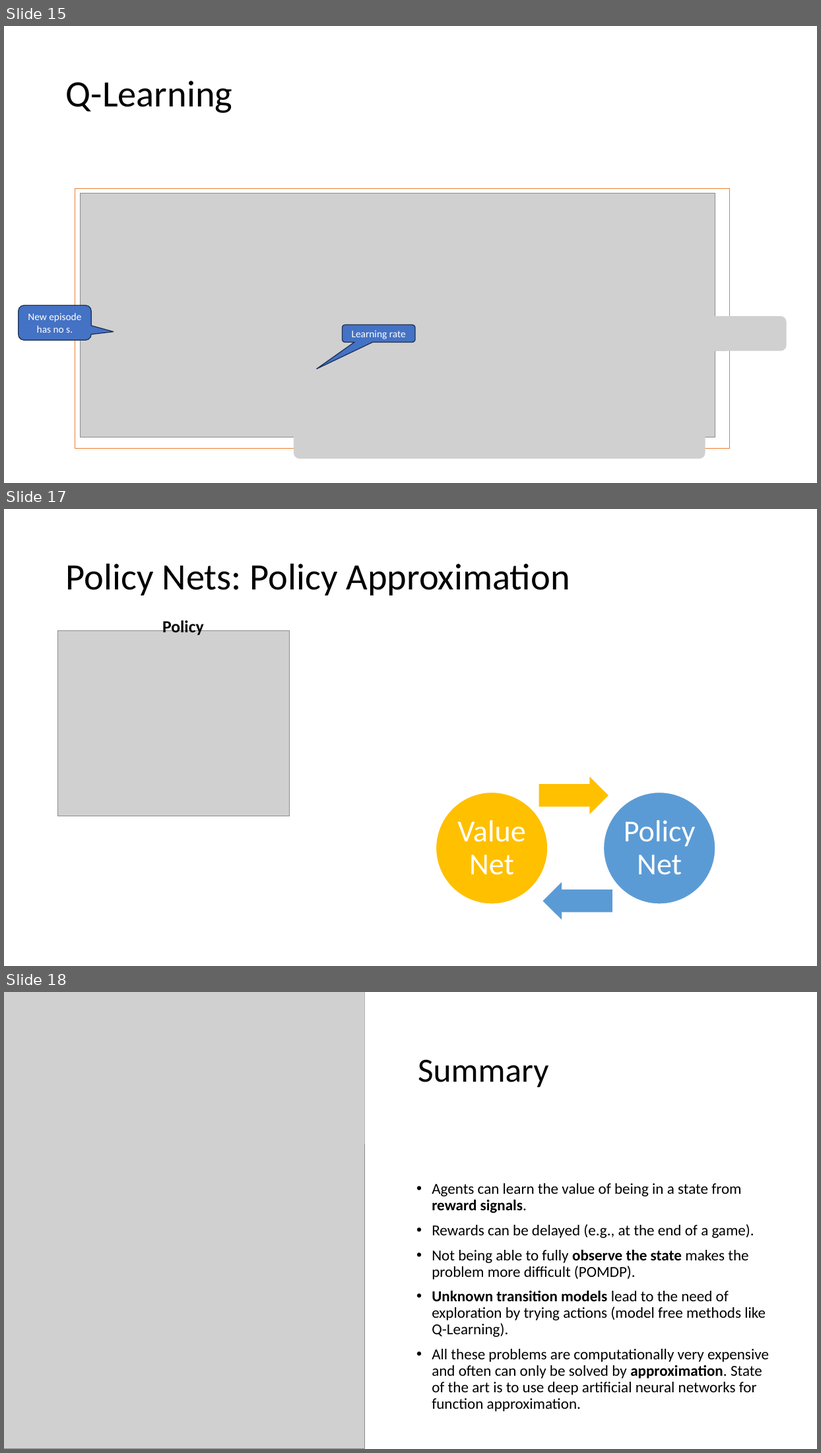
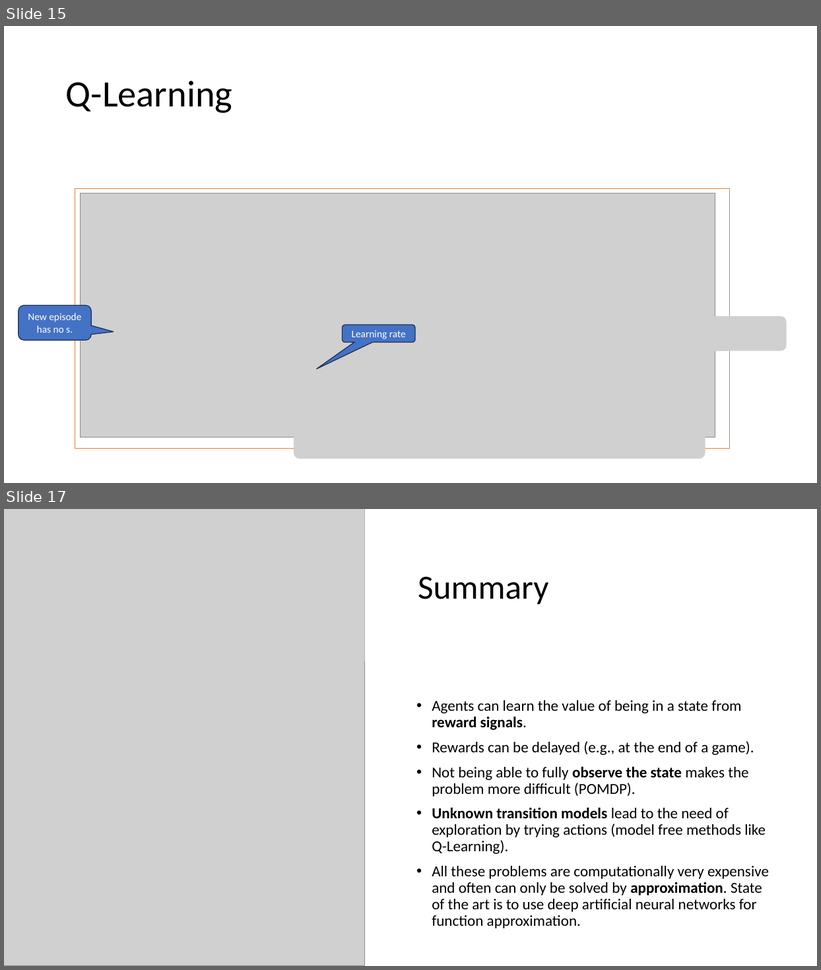
Before and after one commit to mhahsler/CS7320-AI, a slide deck: slides/22_Reinforcement_Learning.pptx. Shown one above the other, each under a label of ours: slides 15, 17 and 18 before the commit, slides 15 and 17 after it; the slides between them are not shown. The pictures are 821x1453 and 821x970 pixels, drawn with LibreOffice and Linux fonts; fonts in the diff are those of the drawing; grey boxes stand for pictures. Boxes give left, top, right and bottom in pixels: in the first picture for what was removed or moved away, otherwise in the second. Text is boxed around its words. In the diff, an @@ line names an element or a change of style, - is before the commit and + after.

```diff
--- a/slides/22_Reinforcement_Learning.pptx
+++ b/slides/22_Reinforcement_Learning.pptx
@@ slide 17 removed at <box>4,509,817,966</box>, background #FFFFFF @@
@@ title removed at <box>66,563,570,595</box> @@
-Policy Nets: Policy Approximation
@@ text removed at <box>162,619,204,635</box> @@
-Policy
@@ picture removed at <box>57,631,290,817</box> @@
@@ group removed at <box>436,777,715,920</box>: 2 ellipses, 2 texts, 2 right arrows @@
-Value Net
-Policy Net
@@ what was slide 18 is now slide 17 @@
```
Also in this commit, not shown: 2 slides changed, 1 other file.
